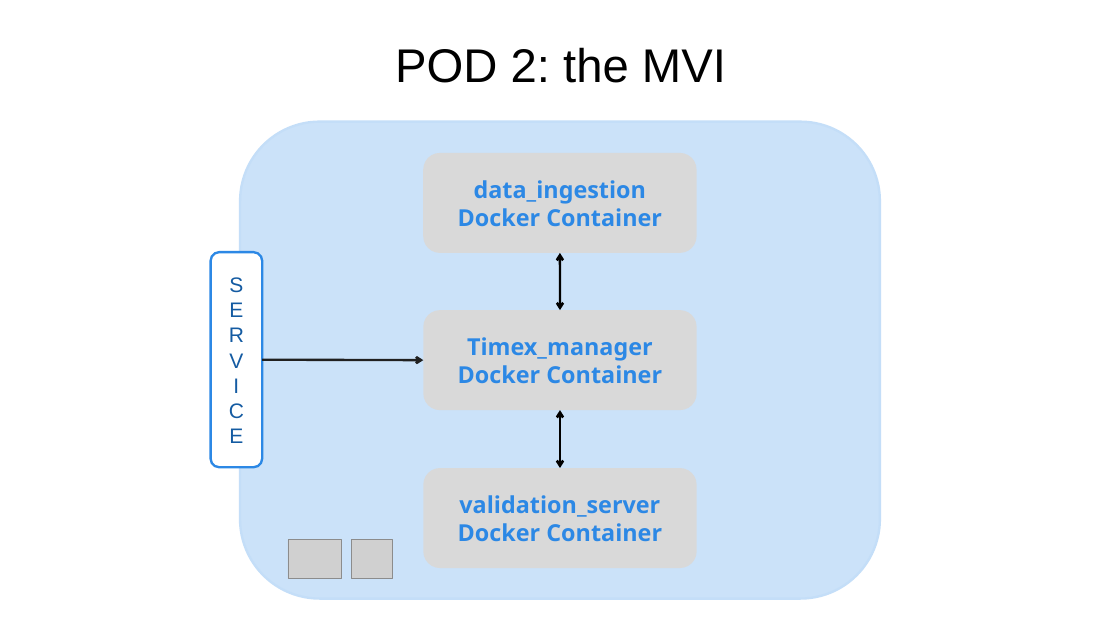
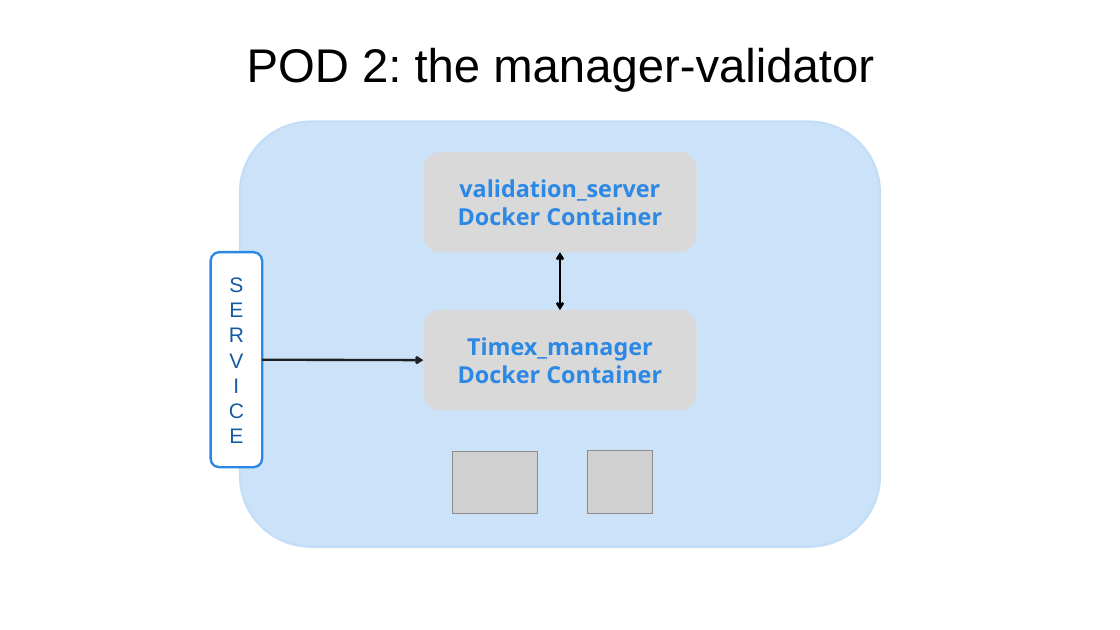
Before and after one commit to DhiriaDev/TIMEX, a slide deck: slide 4 of Documents/timexKubernetes.pptx. Drawn at 1120x630 pixels with LibreOffice and Linux fonts; fonts in the diff are those of the drawing; grey boxes stand for pictures. Boxes give left, top, right and bottom in pixels: in the first picture for what was removed or moved away, otherwise in the second. Text is boxed around its words. In the diff, an @@ line names an element or a change of style, - is before the commit and + after.

```diff
--- a/Documents/timexKubernetes.pptx
+++ b/Documents/timexKubernetes.pptx
@@ title at (x1=247, y1=47, x2=874, y2=91): text changed @@
-POD 2: the MVI
+POD 2: the manager-validator
@@ rounded rectangle resized from (x1=240, y1=122, x2=881, y2=599) to (x1=240, y1=122, x2=881, y2=547) @@
@@ rounded rectangle "validation_server" moved from (x1=423, y1=468, x2=697, y2=568) to (x1=423, y1=152, x2=697, y2=252) @@
@@ rounded rectangle removed at (x1=423, y1=153, x2=697, y2=253) @@
-data_ingestion
-Docker Container
@@ double arrow moved from (560, 410) - (560, 468) to (560, 310) - (560, 252) @@
@@ picture resized from (x1=288, y1=540, x2=342, y2=579) to (x1=452, y1=452, x2=538, y2=513) @@
@@ picture resized from (x1=351, y1=539, x2=392, y2=579) to (x1=587, y1=451, x2=653, y2=513) @@
```
Also in this commit, not shown: 3 other slides changed, 1 slide added.
